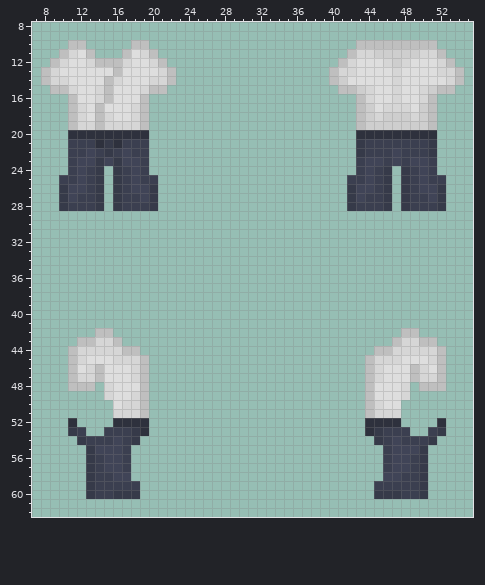
A pixel-art sprite gets an edit: Resources/Textures/BROtania_textures/kahama_jap_clother.rsi/equipped-INNERCLOTHING.png. That is the earlier state.
The file is 64x64 pixels. Colours within 5 levels of each other are drawn and written as one. Shown: x 7..55, y 8..62.
Now the later version:
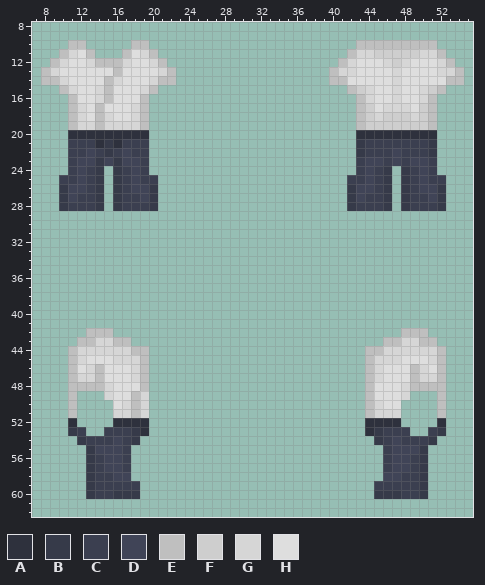
Palette (. is transparent): A #2e313d  B #363a49  C #3b3f50  D #404457  E #bfbfbf  F #cecece  G #d6d6d6  H #dedede
Change:
The edit adds colour E in row 42 at x 13 and 50; in row 43 at x 17 and 46; in row 44 at x 19 and 44; in row 48 at x 14 and 49; in rows 49 to 51 at x 11 and 52.
Colour F gives way to colour E in row 14 at x 41.
Colour G gives way to colour E in row 14 at x 9, 21 and 53; in rows 49 to 51 at x 18.
Colour E gives way to colour G in row 44 at x 17 and 46; in rows 49 to 51 at x 19.
Colour E is gone in row 15 at x 9, 21, 41 and 53.
Boxes around the changes in both pictures, in picture pixels (x1, y1, x2, y2):
changed: (50, 76, 59, 94)
changed: (158, 76, 167, 94)
changed: (338, 76, 347, 94)
changed: (446, 76, 455, 94)
changed: (68, 328, 149, 418)
changed: (365, 328, 446, 418)
